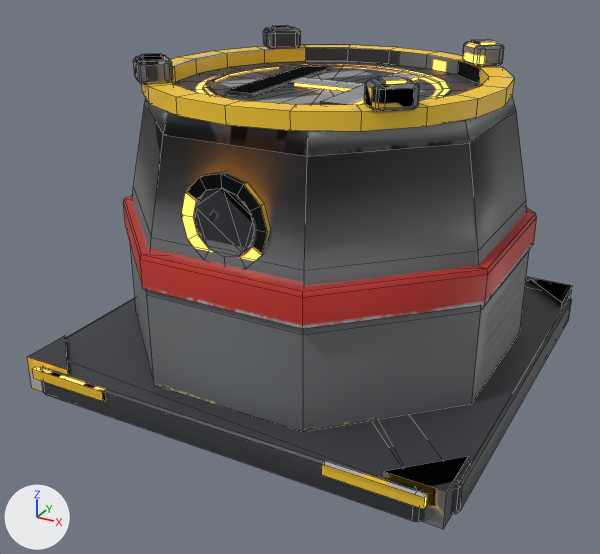
One commit to the FBX model Tools/ModelFactory/R4SixStyles1/models/06_R41ModularTech/R4X_FlyingDroneDeployer/R4X_FlyingDroneDeployer.fbx: the scene before it, then after it.
One viewpoint serves both versions: a camera (50 mm lens) standing at (0.416, -0.816, 0.236) and looking at (-0.01, -0.042, -0.151). Lighting does not change. The marker at lower left points along +X, +Y and +Z. The older version comes first. Mesh edges are drawn as thin lines. Where no turn or scale is listed for an object, it has been applied to the vertices. Vertices at exactly the same position are counted once.

The older version as bpy lines, for what is in view:
```python
me_r4x_flyingdronedeployer_body = bpy.data.meshes.new('R4X_FlyingDroneDeployer_Body')
me_r4x_flyingdronedeployer_body.from_pydata(...)  # 382 vertices, 420 faces; spans x -0.252..0.252, y -0.255..0.255, z -0.26..0.066
me_r4x_flyingdronedeployer_body.materials.append(mat_r4x_flyingdronedeployer_06_r41modulartech)
me_r4x_flyingdronedeployer_iris = bpy.data.meshes.new('R4X_FlyingDroneDeployer_Iris')
me_r4x_flyingdronedeployer_iris.from_pydata(...)  # 304 vertices, 344 faces; spans x -0.198..0.198, y -0.198..0.198, z -0.04..0.003
me_r4x_flyingdronedeployer_iris.materials.append(mat_r4x_flyingdronedeployer_06_r41modulartech)
ob_r4x_flyingdronedeployer_body = bpy.data.objects.new('R4X_FlyingDroneDeployer_Body', me_r4x_flyingdronedeployer_body)
ob_r4x_flyingdronedeployer_body.location = (0.0, 0.0, 0.0)
ob_r4x_flyingdronedeployer_iris = bpy.data.objects.new('R4X_FlyingDroneDeployer_Iris', me_r4x_flyingdronedeployer_iris)
ob_r4x_flyingdronedeployer_iris.location = (0.0, 0.0, 0.1)
```
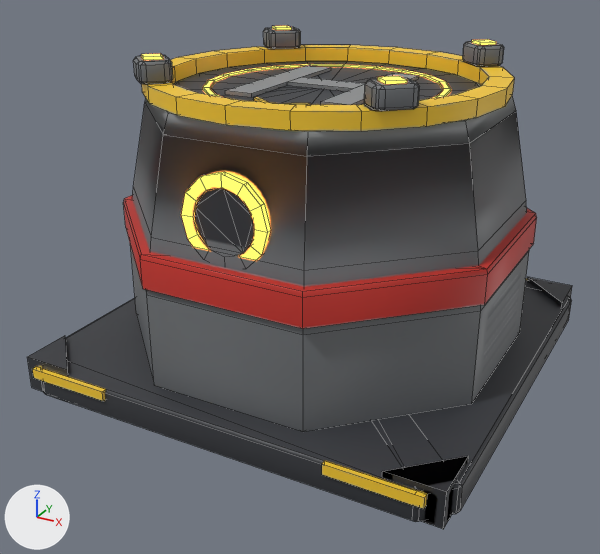
Changed parts and their boxes [x1, y1, x2, y2] in the pictures (600 x 554 px):
part 1 of me_r4x_flyingdronedeployer_body, added
    after: [254, 97, 310, 105]
part 2 of me_r4x_flyingdronedeployer_body, surface changed
    both: [27, 61, 572, 529]
part 3 of me_r4x_flyingdronedeployer_iris, surface changed
    both: [133, 25, 514, 131]

Edits to the bpy script that builds the scene:
```text
Change me_r4x_flyingdronedeployer_body:
    used by ob_r4x_flyingdronedeployer_body; location = (0.0, 0.0, 0.0)
    verts and faces of me_r4x_flyingdronedeployer_body; kept vertices keep their numbers, new ones are numbered from 382
    remove me_r4x_flyingdronedeployer_body.from_pydata(...)  # 382 vertices, 420 faces; spans x -0.252..0.252, y -0.255..0.255, z -0.26..0.066
    add me_r4x_flyingdronedeployer_body.from_pydata(...)  # 394 vertices, 434 faces; spans x -0.252..0.252, y -0.255..0.255, z -0.26..0.066
    me_r4x_flyingdronedeployer_body part 1
    add verts[382] = (0.0, -0.124, 0.062)
    add verts[383] = (0.03, -0.102, 0.062)
    add verts[384] = (-0.03, -0.102, 0.062)  # pixel (253, 100)
    add verts[385] = (0.0, -0.124, 0.065)
    add verts[386] = (0.03, -0.102, 0.065)  # pixel (306, 104)
    add verts[387] = (-0.03, -0.102, 0.065)  # pixel (253, 97)
    add for new, old in zip([*range(388, 394)], [*range(382, 388)]): verts[new] = verts[old] + (0.0, 0.008, 0.0)
    add faces += [(382, 388, 383), (386, 392, 391), (382, 383, 386, 385), (383, 389, 392, 386), (388, 391, 392, 389), (388, 390, 393, 391)]
    add faces += [(384, 387, 393, 390), (382, 385, 387, 384), (382, 384, 388), (384, 390, 388), (383, 388, 389), (387, 391, 393)]
    add faces += [(385, 391, 387), (385, 386, 391)]
    me_r4x_flyingdronedeployer_body part 2: 366 kept faces spanning x -0.252..0.252, y -0.255..0.255, z -0.26..0.066 get new texture (UV) coordinates
Change me_r4x_flyingdronedeployer_iris:
    where me_r4x_flyingdronedeployer_iris.from_pydata(...)  # 304 vertices, 344 faces; spans x -0.198..0.198, y -0.198..0.198, z -0.04..0.003
    used by ob_r4x_flyingdronedeployer_iris; location = (0.0, 0.0, 0.1)
    me_r4x_flyingdronedeployer_iris part 3: texture (UV) coordinates of 325 of 344 faces, centred in x -0.193..0.193, y -0.193..0.193, z -0.04..0.003, changed; they spanned u 0.0..0.9, v 0.0..0.91 and now span u 0.0..0.9, v 0.05..0.91
```
